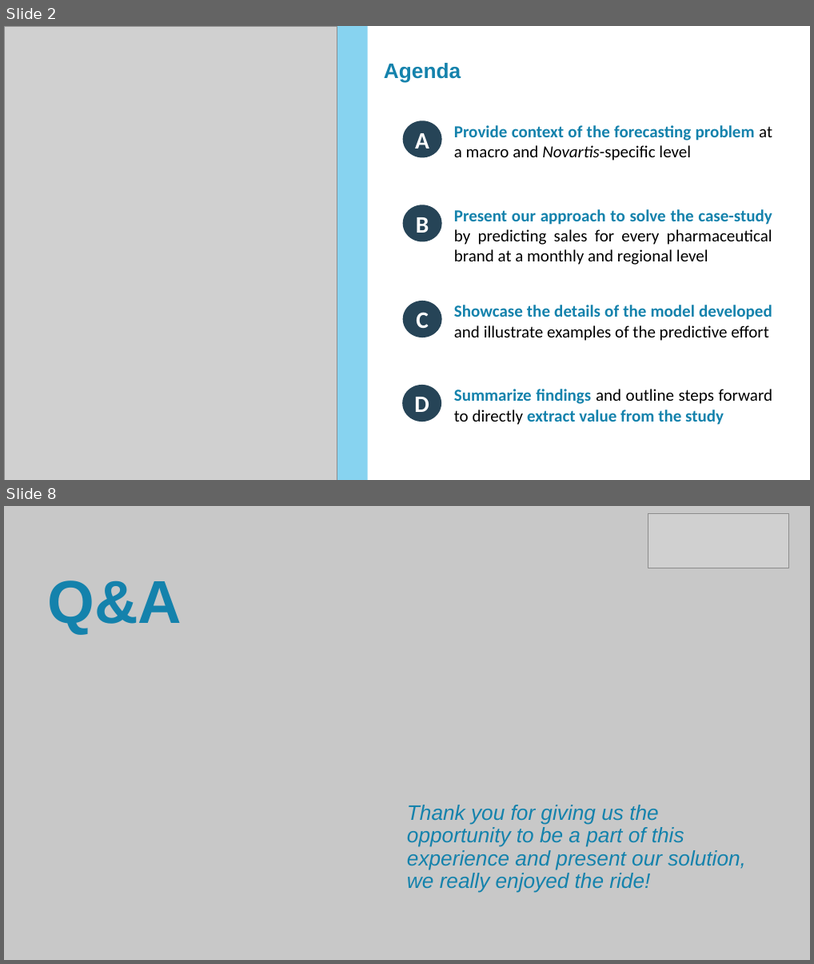
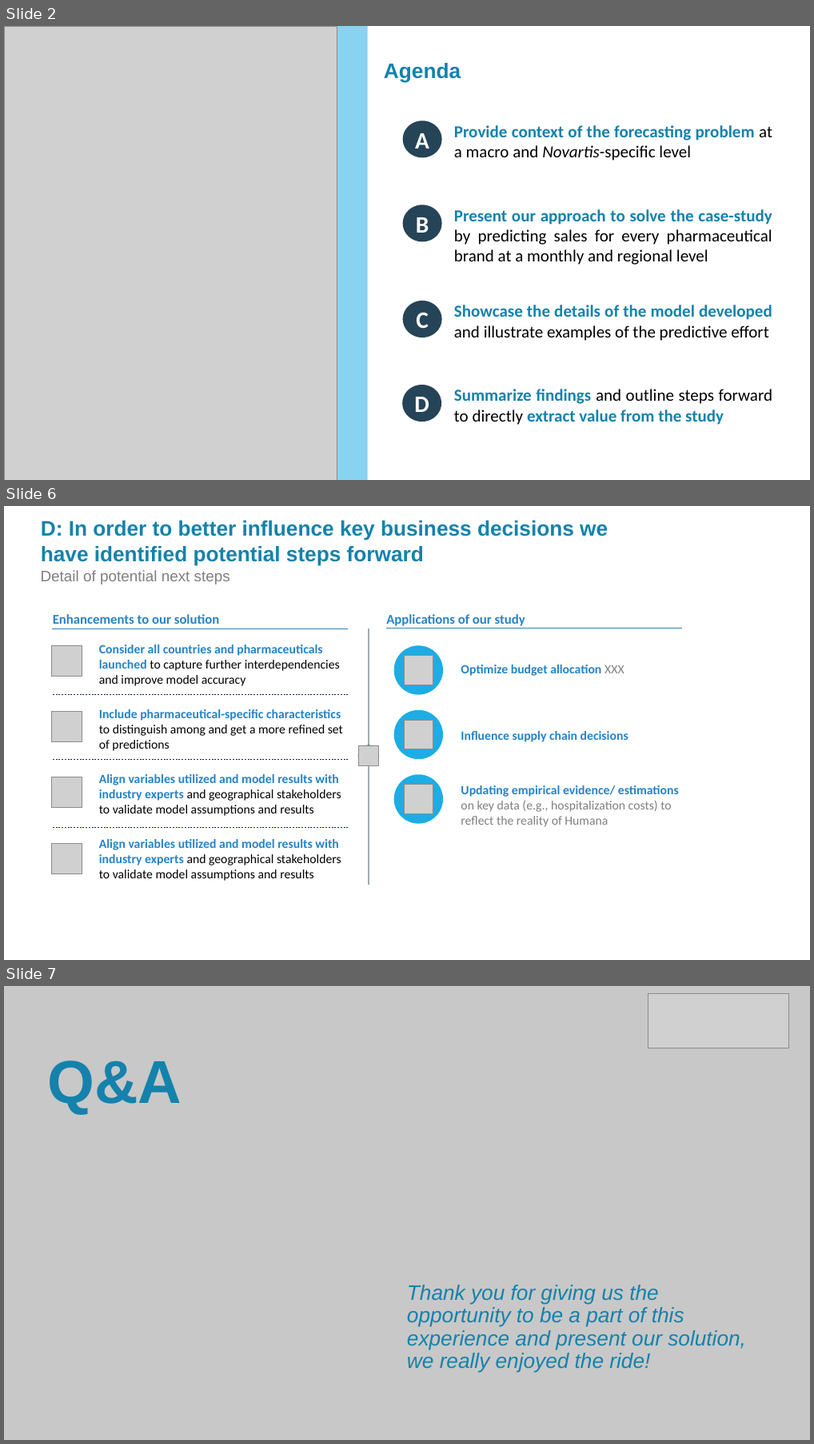
Before and after one commit to Bulbasaurzc/novartis-datathon-2021, a slide deck: reports/Master_PPT.pptx. Shown one above the other, each under a label of ours: slides 2 and 8 before the commit, slides 2, 6 and 7 after it; the slides between them are not shown. The pictures are 814x964 and 814x1444 pixels, drawn with LibreOffice and Linux fonts; fonts in the diff are those of the drawing; grey boxes stand for pictures; background and template pictures are left out. Boxes give left, top, right and bottom in pixels: in the first picture for what was removed or moved away, otherwise in the second. Text is boxed around its words. In the diff, an @@ line names an element or a change of style, - is before the commit and + after.

```diff
--- a/reports/Master_PPT.pptx
+++ b/reports/Master_PPT.pptx
@@ slide 6 added at bbox=[4, 506, 810, 960], background picture (left out) @@
@@ text added at bbox=[41, 520, 608, 566], 25 pt, text #1482AC, bold @@
+D: In order to better influence key business decisions we have identified potential steps forward
@@ text added at bbox=[41, 570, 230, 584], 18 pt, text #7F7F7F @@
+Detail of potential next steps
@@ text added at bbox=[53, 614, 220, 624], 16 pt, text #2683C6, bold @@
+Enhancements to our solution
@@ text added at bbox=[386, 614, 526, 626], 16 pt, text #2683C6, bold @@
+Applications of our study
@@ picture added at bbox=[52, 645, 82, 676] @@
@@ line added from (52, 629) to (348, 629), #2683C6 1 pt @@
@@ text added at bbox=[99, 644, 340, 686], 15 pt, text #000000 @@
+Consider all countries and pharmaceuticals launched to capture further interdependencies and improve model accuracy
@@ line added from (369, 629) to (369, 884), #A1ACB2 1.5 pt @@
@@ line added from (387, 628) to (682, 628), #2683C6 1 pt @@
@@ ellipse added at bbox=[394, 646, 443, 695], fill #1CADE4 @@
@@ picture added at bbox=[404, 656, 434, 685] @@
@@ text added at bbox=[461, 664, 624, 676], 15 pt, text #2683C6, bold @@
+Optimize budget allocation XXX
@@ line added from (52, 695) to (348, 695), #002060 0.5 pt dashed @@
@@ picture added at bbox=[52, 711, 82, 741] @@
@@ text added at bbox=[99, 709, 343, 751], 15 pt, text #000000 @@
+Include pharmaceutical-specific characteristics to distinguish among and get a more refined set of predictions
@@ ellipse added at bbox=[394, 710, 443, 759], fill #1CADE4 @@
@@ picture added at bbox=[404, 720, 434, 749] @@
@@ ellipse added at bbox=[358, 745, 380, 766], fill #00593F @@
@@ picture added at bbox=[358, 745, 379, 765] @@
@@ text added at bbox=[461, 731, 629, 742], 15 pt, text #2683C6, bold @@
+Influence supply chain decisions
@@ line added from (52, 759) to (348, 759), #002060 0.5 pt dashed @@
@@ picture added at bbox=[52, 777, 82, 808] @@
@@ text added at bbox=[99, 774, 342, 816], 15 pt, text #000000 @@
+Align variables utilized and model results with industry experts and geographical stakeholders to validate model assumptions and results
@@ ellipse added at bbox=[394, 775, 443, 824], fill #1CADE4 @@
@@ picture added at bbox=[404, 784, 434, 814] @@
@@ text added at bbox=[461, 785, 679, 827], 15 pt, text #808080 @@
+Updating empirical evidence/ estimations on key data (e.g., hospitalization costs) to reflect the reality of Humana
@@ line added from (52, 828) to (348, 828), #002060 0.5 pt dashed @@
@@ text added at bbox=[99, 839, 342, 880], 15 pt, text #000000 @@
+Align variables utilized and model results with industry experts and geographical stakeholders to validate model assumptions and results
@@ picture added at bbox=[52, 843, 82, 873] @@
@@ what was slide 8 is now slide 7 @@
```
Also in this commit, not shown: 3 slides changed, 1 other slide added, 2 slides removed, 7 other files.
